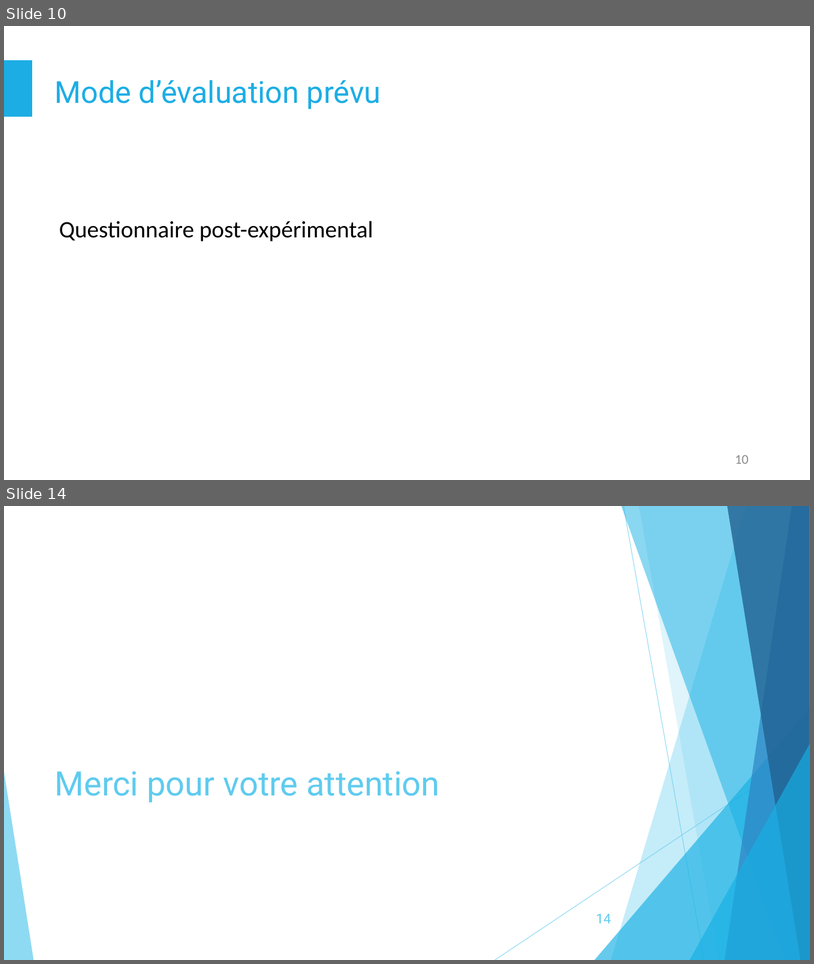
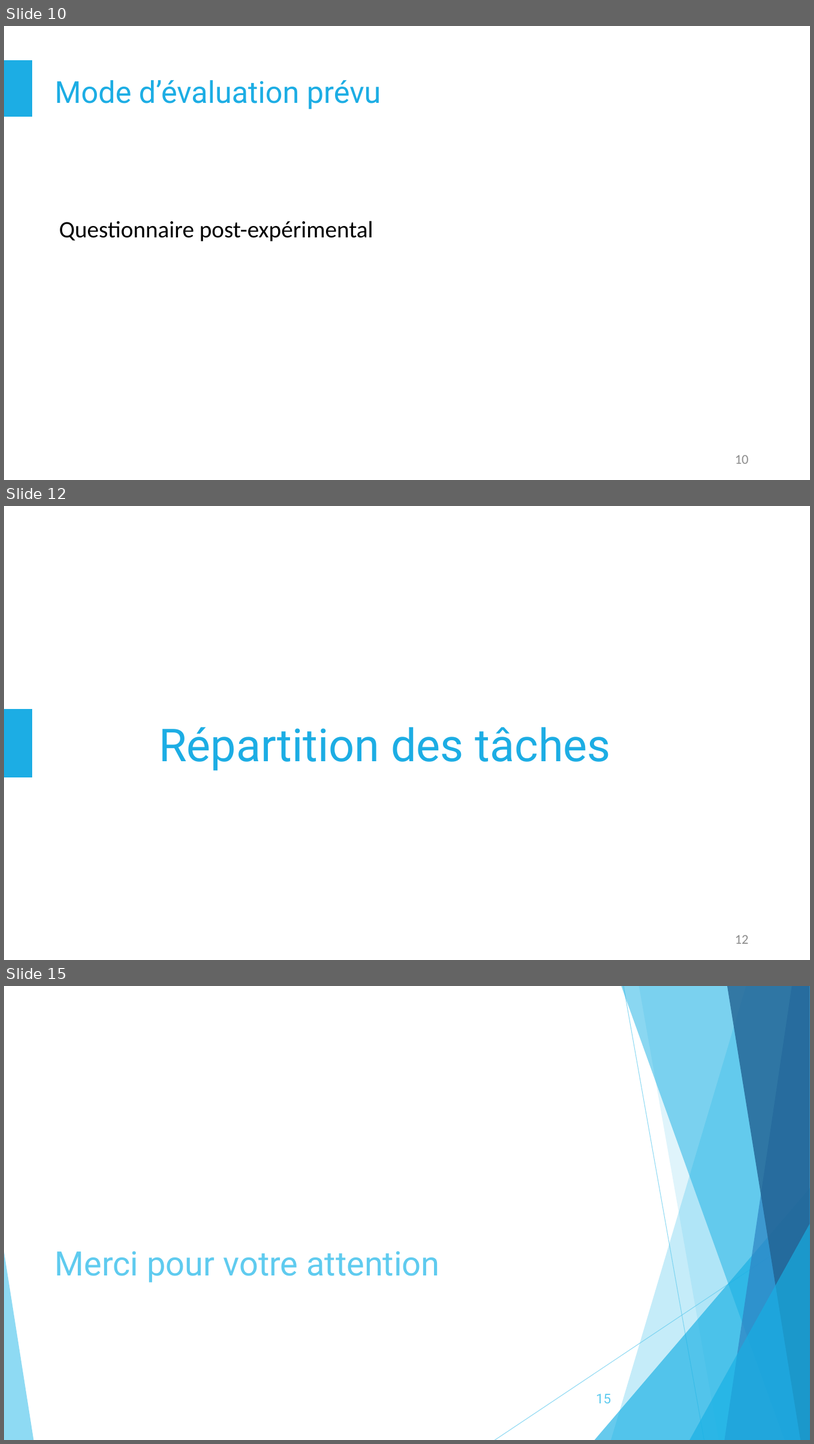
Before and after one commit to LunarX/ProjectTime, a slide deck: Documents/Presentation_final_1.pptx. Shown one above the other, each under a label of ours: slides 10 and 14 before the commit, slides 10, 12 and 15 after it; the slides between them are not shown. The pictures are 814x964 and 814x1444 pixels, drawn with LibreOffice and Linux fonts; fonts in the diff are those of the drawing. Boxes give left, top, right and bottom in pixels: in the first picture for what was removed or moved away, otherwise in the second. Text is boxed around its words. In the diff, an @@ line names an element or a change of style, - is before the commit and + after.

```diff
--- a/Documents/Presentation_final_1.pptx
+++ b/Documents/Presentation_final_1.pptx
@@ slide 12 added at (x1=4, y1=506, x2=810, y2=960), background #FFFFFF @@
@@ rectangle added at (x1=4, y1=709, x2=32, y2=777), fill #1CADE4, outline #1CADE4 1 pt @@
@@ title added at (x1=159, y1=727, x2=611, y2=771), 54 pt, text #1CADE4 @@
+Répartition des tâches
@@ page number added at (x1=735, y1=934, x2=749, y2=943), 16 pt, text #8C8C8C @@
+12
@@ what was slide 14 is now slide 15 @@
@@ page number at (x1=596, y1=1393, x2=611, y2=1403): text changed @@
-14
+15
```
Also in this commit, not shown: 2 slides changed.
